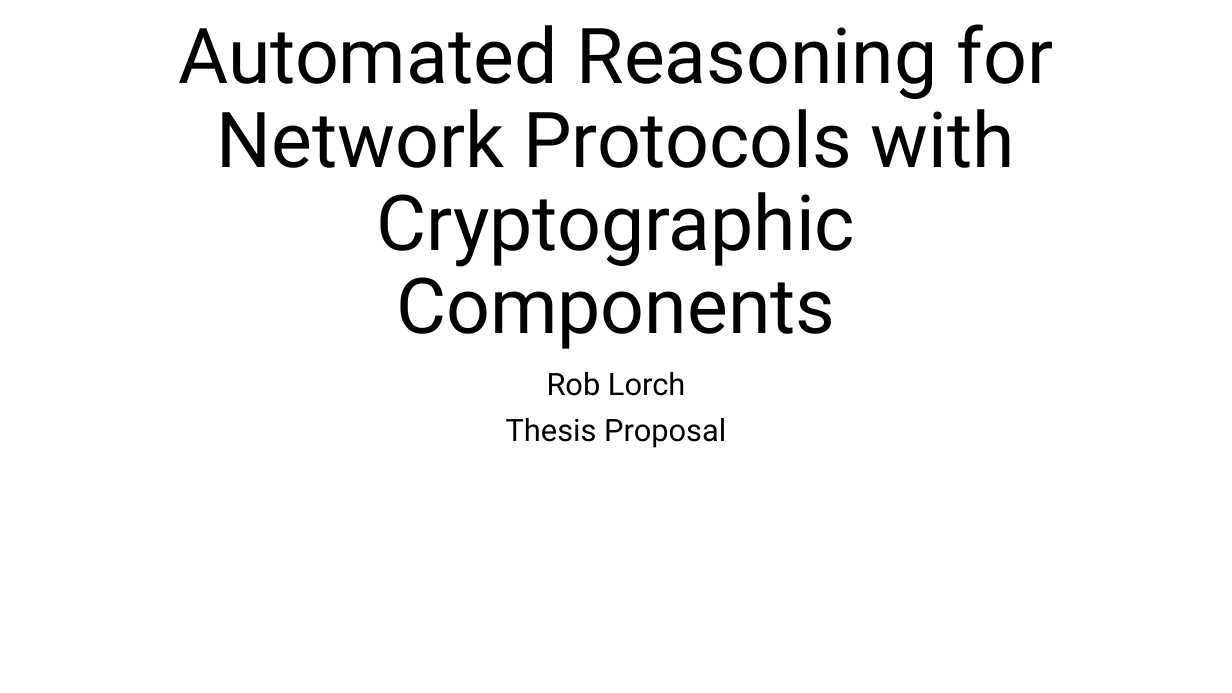
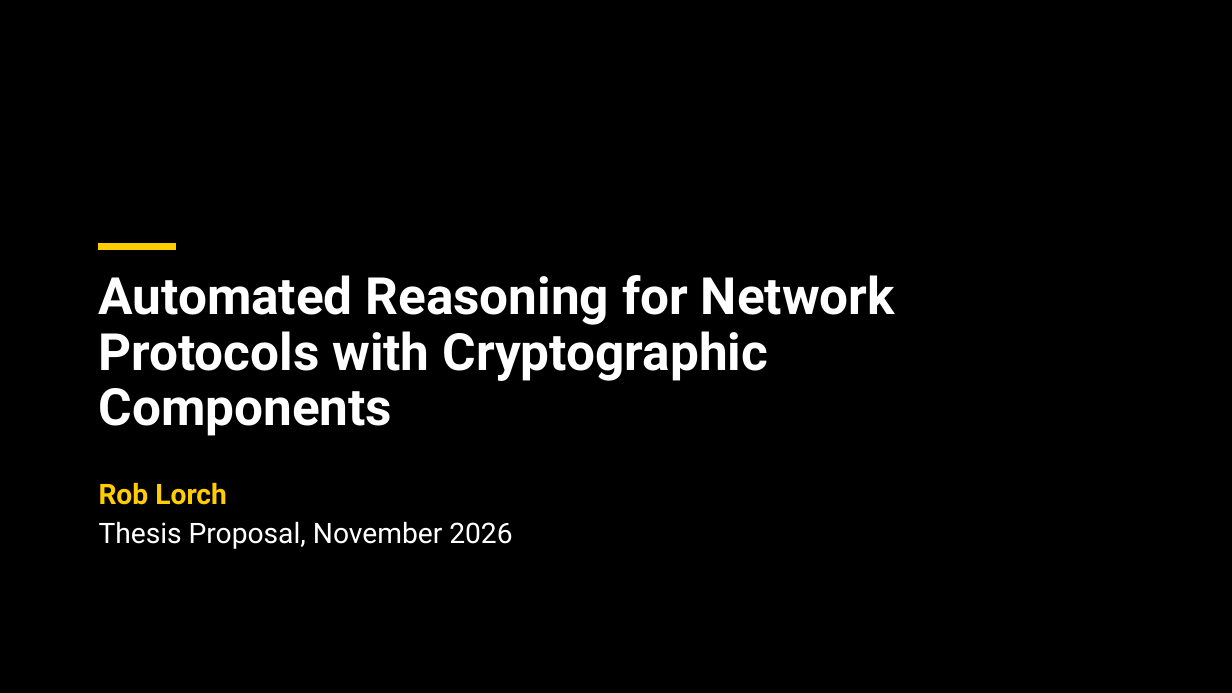
Before and after one commit to lorchrob/thesis_proposal_slides, a slide deck: slide 1 of slides.pptx. Drawn at 1232x693 pixels with LibreOffice and Linux fonts; fonts in the diff are those of the drawing; background and template pictures are left out. Boxes give left, top, right and bottom in pixels: in the first picture for what was removed or moved away, otherwise in the second. Text is boxed around its words. In the diff, an @@ line names an element or a change of style, - is before the commit and + after.

```diff
--- a/slides.pptx
+++ b/slides.pptx
@@ background #FFFFFF to #000000 @@
@@ line added from (99, 247) to (177, 247), #FFCD00 5 pt @@
@@ title "Automated Reasoning for Network Protocols ...": place and size @@
-title "Automated Reasoning for Network Protocols ..." at (178,24,1053,349)
+title "Automated Reasoning for Network Protocols ..." at (99,275,895,436)
@@ title "Automated Reasoning for Network Protocols ..." at (99,275,895,436): size 60 to 40 pt, text colour #000000 to #FFFFFF, bold on; alignment centre to left; vertical alignment bottom to top @@
@@ subtitle at (506,418,726,448): paragraph removed @@
-Thesis Proposal
@@ subtitle "Rob Lorch": place and size @@
-subtitle "Rob Lorch" at (506,372,726,448)
+subtitle "Rob Lorch" at (99,482,227,505)
@@ subtitle "Rob Lorch" at (99,482,227,505): size 24 to 22 pt, text colour #000000 to #FFCD00, bold on; alignment centre to left; line spacing 0.9 to 1; less space between paragraphs @@
@@ text added at (99,521,512,549), 22 pt, text #FFFFFF @@
+Thesis Proposal, November 2026
```
Also in this commit, not shown: 7 other slides changed, 102 slides added, 50 slides removed.
